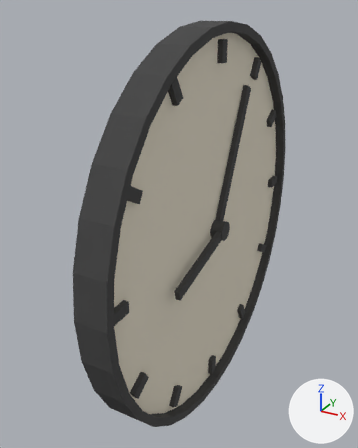
The FBX model blender/clock.fbx: old version first, new version second.
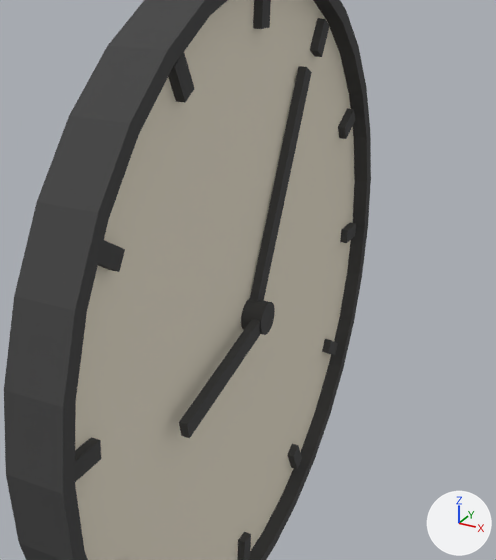
Each version is shown whole from a 50 mm lens placed at (0.205, -0.431, 0.212), pointed at (-0.024, -0.015, 0.004), then close up on the part from 20% to 100% of the width and 10% to 83% of the height. Every picture has the same lights, and +X, +Y and +Z are marked at lower right. Where no turn or scale is listed for an object, it has been applied to the vertices.
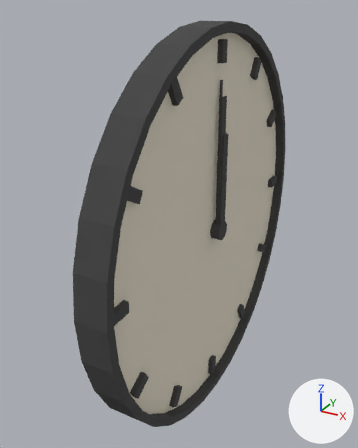
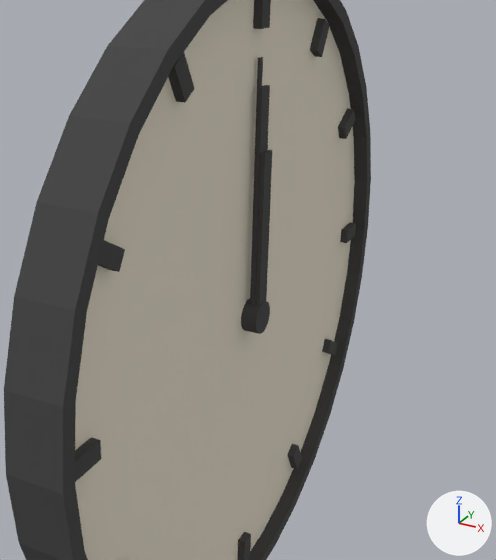
Edits to the bpy script that builds the scene:
```text
Add me_cube_004:
    me_cube_004.from_pydata([(0.0, -0.002, 0.0), (0.0, -0.002, 0.15), (0.0, 0.002, 0.0), (0.0, 0.002, 0.15), (0.001, -0.002, 0.0), (0.001, -0.002, 0.15), (0.001, 0.002, 0.0), (0.001, 0.002, 0.15)], [], [(0, 1, 3, 2), (2, 3, 7, 6), (6, 7, 5, 4), (4, 5, 1, 0), (2, 6, 4, 0), (7, 3, 1, 5)])
    me_cube_004.materials.append(mat_black)  # black #444444
Change ob_cube_001:
    ob_cube_001.rotation_euler: (-0.436, 0.0, 0.0) -> (0.0, 0.0, 0.0)  # degrees (-25, 0, 0) -> degrees (0, 0, 0)
    ob_cube_001.location: (0.013, 0.0, 0.0) -> (0.0149, 0.0, 0.0)
    ob_cube_001.scale: (0.005, 0.01, 0.15) -> (0.0025, 0.01, 0.135)
Change ob_cylinder_001:
    ob_cylinder_001.location: (0.013, 0.0, 0.0) -> (0.0149, 0.0, 0.0)
    ob_cylinder_001.scale: (1.0, 1.0, 1.0) -> (1.0, 1.0, 0.5)
Change ob_cube:
    ob_cube.rotation_euler: (1.833, 0.0, 0.0) -> (0.0, 0.0, 0.0)  # degrees (105, 0, 0) -> degrees (0, 0, 0)
    ob_cube.location: (0.013, 0.0, 0.0) -> (0.0149, 0.0, 0.0)
    ob_cube.scale: (0.005, 0.01, 0.1) -> (0.0025, 0.01, 0.1)
Add ob_cube_014:
    ob_cube_014 = bpy.data.objects.new('Cube.014', me_cube_004)
    ob_cube_014.location = (0.0124, 0.0, 0.0)
```

Location of each change, (x1, y1, x2, y2) in pixels of the close-ups (496 x 560 px):
'Cube.001', moved, rescaled, turned
    before: (250, 66, 312, 301)
    after: (251, 85, 270, 306)
'Cube', moved, rescaled, turned
    before: (179, 319, 261, 438)
    after: (256, 150, 272, 307)
'Cylinder.001', moved, rescaled
    before: (241, 298, 275, 335)
    after: (241, 298, 270, 334)
'Cube.014', added
    after: (250, 57, 263, 301)
